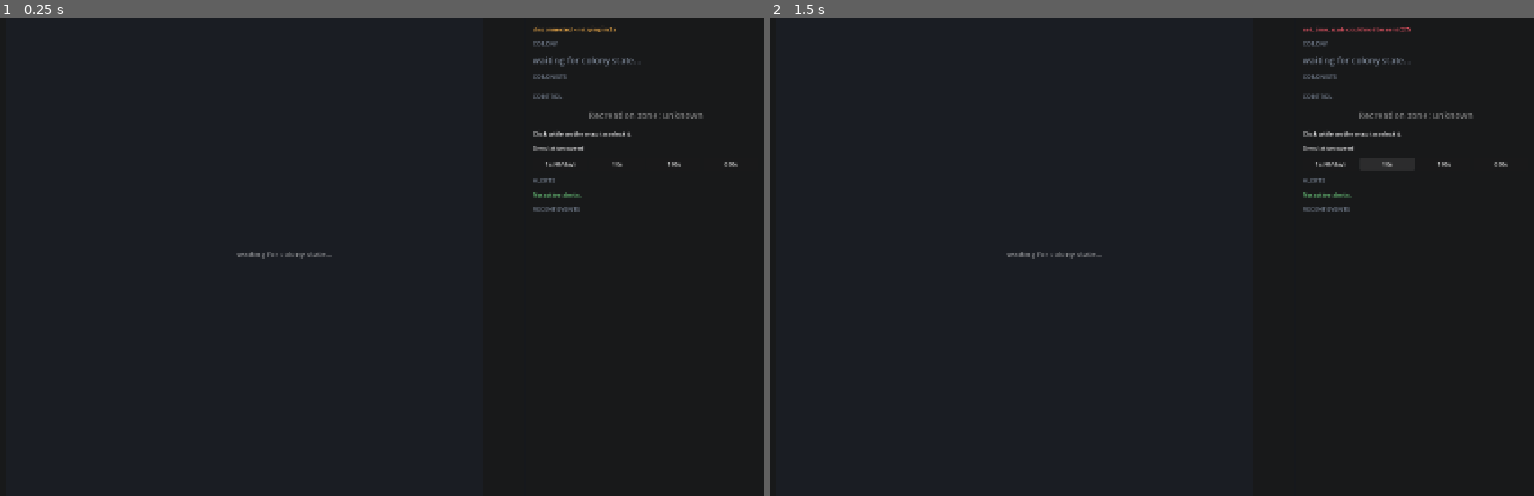
Above: before the commit, frames 1-2 (left to right).
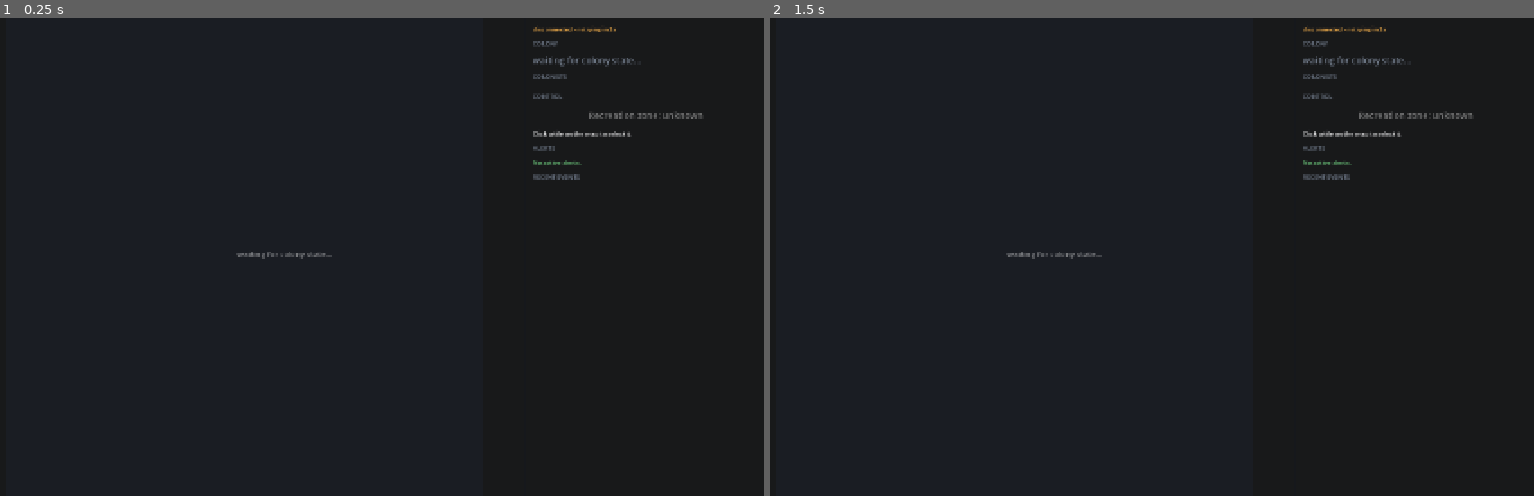
Above: after the commit, the same moments.

Repository: iMithrellas/continuum
Game: Godot game, scene res://scenes/main.tscn
Two runs of this game, one before a commit and one after it. Both use one fixed random seed, a clock stepped at 60 frames per second and the inputs below.
Inputs (mouse positions are in pixels of both pictures, inside the frame that each line leads up to):
- Up to frame 1 (0.25 s): no input
- Up to frame 2 (1.5 s): click (1327, 166) at 0.5 s, where only the run before the commit has a clickable "1x (4h/day)"; click (1388, 166) at 1.25 s, where only the run before the commit has a clickable "10x"

The runs differ from the first frame. In frame 1, 0.3% of the frame differs, in the area x 69-97%, y 26-41%; in frame 2, 0.4%, in the area x 69-97%, y 1-41%.

Commit message:
fix(ui): hide admin-only simulation controls

Diff:
--- a/client/godot/scripts/main.gd
+++ b/client/godot/scripts/main.gd
@@ -12,13 +12,7 @@
 const MAX_FEED_LINES := 40
 
 ## `time_scale` is in-game seconds per real second. 6.0 is the intended rate
-## (4 real hours per in-game day); the rest are development accelerations.
-const TIME_SCALE_PRESETS := [
-	{"label": "1x (4h/day)", "value": 6.0},
-	{"label": "10x", "value": 60.0},
-	{"label": "100x", "value": 600.0},
-	{"label": "600x", "value": 3600.0},
-]
+## (4 real hours per in-game day).
 const BASE_TIME_SCALE := 6.0
 const RECONNECT_DELAY := 2.0
 static var SUBSCRIPTION_QUERIES := PackedStringArray([
@@ -226,10 +220,6 @@
 	_report(SpacetimeDB.Continuum.reducers.acknowledge_alert(alert_id), "acknowledge_alert")
 
 
-func _set_time_scale(value: float) -> void:
-	_report(SpacetimeDB.Continuum.reducers.set_time_scale(value), "set_time_scale")
-
-
 ## Surface a rejected reducer instead of letting it fail silently. The server is
 ## authoritative, so a refusal is real information.
 func _report(call: SpacetimeDBReducerCall, reducer_name: String) -> void:
@@ -278,21 +268,6 @@
 
 	_tile_action_box = VBoxContainer.new()
 	side.add_child(_tile_action_box)
-
-	var speed_label := Label.new()
-	speed_label.text = "Simulation speed"
-	speed_label.add_theme_font_size_override("font_size", 11)
-	side.add_child(speed_label)
-
-	var speed_row := HBoxContainer.new()
-	for preset: Dictionary in TIME_SCALE_PRESETS:
-		var button := Button.new()
-		button.text = str(preset["label"])
-		button.size_flags_horizontal = Control.SIZE_EXPAND_FILL
-		button.add_theme_font_size_override("font_size", 10)
-		button.pressed.connect(_set_time_scale.bind(float(preset["value"])))
-		speed_row.add_child(button)
-	side.add_child(speed_row)
 
 	side.add_child(_heading("Alerts"))
 	_alert_box = VBoxContainer.new()
